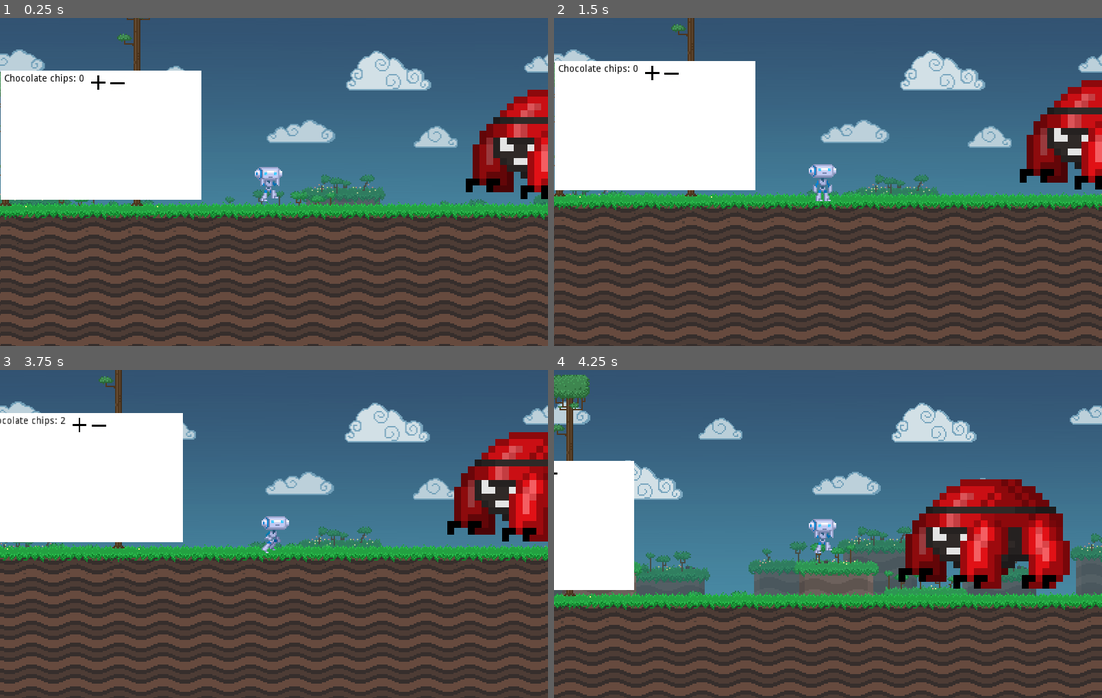
Above: before the commit, frames 1-4 (two rows, left to right).
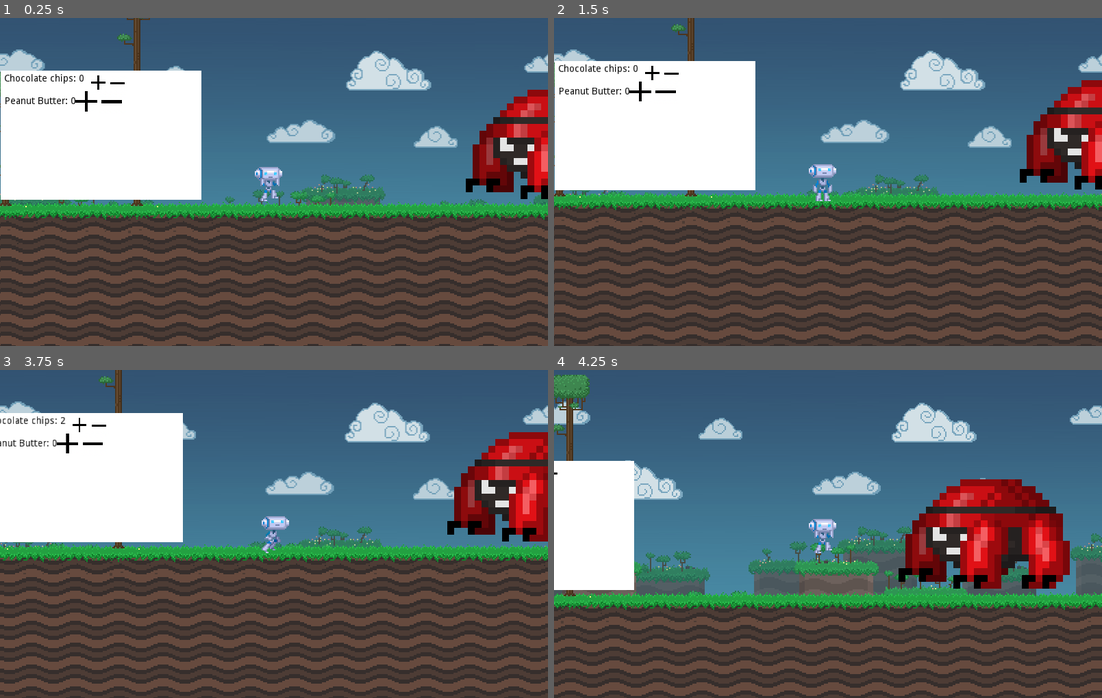
Above: after the commit, the same moments.

Repository: Global-AXIOS/cookie-injection-but-with-real-cookies
Game: Godot game, scene res://dialogue_test.tscn
Same seed, same stepped clock (60 frames per second), same inputs: the game is played once before the commit and once after it. This scene is started directly instead of the project's main scene.
Inputs (mouse positions are in pixels of both pictures, inside the frame that each line leads up to):
- Up to frame 1 (0.25 s): no input
- Up to frame 2 (1.5 s): click (641, 90) at 0.52 s; click (669, 93) at 1.27 s
- Up to frame 3 (3.75 s): click (120, 425) at 2 s; click (98, 425) at 2.75 s; tap Enter at 3.5 s; move the mouse to (49, 422) at 3.52 s; press the mouse at (49, 422) at 3.53 s; hold Right (move_right) from 3.53 s (still down)
- Up to frame 4 (4.25 s): keep holding Right (move_right); tap Up (jump) at 3.77 s

The runs differ from the first frame. In frame 1, 0.2% of the frame differs, in the area x 1-23%, y 22-29%; in frame 2, 0.2%; in frame 3, 0.2%; in frame 4, less than 0.1%.

Commit message:
finished ing abstraction

Diff:
--- a/platformer/dialogue_test.tscn
+++ b/platformer/dialogue_test.tscn
@@ -10,6 +10,7 @@
 [ext_resource path="res://MinusCChips.gd" type="Script" id=8]
 [ext_resource path="res://plus.png" type="Texture" id=9]
 [ext_resource path="res://TextureButton.gd" type="Script" id=10]
+[ext_resource path="res://ing.tscn" type="PackedScene" id=11]
 
 [node name="stage" type="Node" index="0"]
 
@@ -163,9 +164,33 @@
 script = ExtResource( 10 )
 _sections_unfolded = [ "Textures" ]
 
+[node name="Peanut Butter" parent="." index="8" instance=ExtResource( 11 )]
+
+[node name="label" parent="Peanut Butter" index="0"]
+
+margin_left = 158.0
+margin_top = 934.0
+margin_right = 267.0
+margin_bottom = 955.0
+
+[node name="plus" parent="Peanut Butter" index="1"]
+
+margin_left = 261.0
+margin_top = 926.0
+margin_right = 293.0
+margin_bottom = 956.0
+
+[node name="minus" parent="Peanut Butter" index="2"]
+
+margin_left = 296.0
+margin_top = 925.0
+margin_right = 334.0
+margin_bottom = 959.0
+
 [connection signal="pressed" from="MinusCChips" to="CChipsLabel" method="_on_MinusCChips_pressed"]
 
 [connection signal="pressed" from="PlusCChips" to="CChipsLabel" method="_on_PlusCChips_pressed"]
 
 
 [editable path="player"]
+[editable path="Peanut Butter"]
--- /dev/null
+++ b/platformer/ing.tscn
@@ -0,0 +1,92 @@
+[gd_scene load_steps=4 format=2]
+
+[ext_resource path="res://label.gd" type="Script" id=1]
+[ext_resource path="res://plus.png" type="Texture" id=2]
+[ext_resource path="res://minus.png" type="Texture" id=3]
+
+[node name="Node" type="Node"]
+
+[node name="label" type="RichTextLabel" parent="." index="0"]
+
+anchor_left = 0.0
+anchor_top = 0.0
+anchor_right = 0.0
+anchor_bottom = 0.0
+margin_left = 16.0
+margin_top = 20.0
+margin_right = 125.0
+margin_bottom = 41.0
+rect_pivot_offset = Vector2( 0, 0 )
+rect_clip_content = true
+mouse_filter = 0
+mouse_default_cursor_shape = 0
+size_flags_horizontal = 1
+size_flags_vertical = 1
+custom_colors/default_color = Color( 0, 0, 0, 1 )
+bbcode_enabled = true
+bbcode_text = "Penut Butter"
+visible_characters = -1
+percent_visible = 1.0
+meta_underlined = true
+tab_size = 4
+text = "Penut Butter"
+scroll_active = true
+scroll_following = false
+selection_enabled = false
+override_selected_font_color = false
+script = ExtResource( 1 )
+_sections_unfolded = [ "BBCode", "custom_colors" ]
+
+[node name="plus" type="TextureButton" parent="." index="1"]
+
+anchor_left = 0.0
+anchor_top = 0.0
+anchor_right = 0.0
+anchor_bottom = 0.0
+margin_left = 131.0
+margin_top = 14.0
+margin_right = 163.0
+margin_bottom = 44.0
+rect_pivot_offset = Vector2( 0, 0 )
+rect_clip_content = false
+focus_mode = 2
+mouse_filter = 0
+mouse_default_cursor_shape = 0
+size_flags_horizontal = 1
+size_flags_vertical = 1
+toggle_mode = false
+enabled_focus_mode = 2
+shortcut = null
+group = null
+texture_normal = ExtResource( 2 )
+expand = true
+_sections_unfolded = [ "Textures" ]
+
+[node name="minus" type="TextureButton" parent="." index="2"]
+
+anchor_left = 0.0
+anchor_top = 0.0
+anchor_right = 0.0
+anchor_bottom = 0.0
+margin_left = 166.0
+margin_top = 13.0
+margin_right = 204.0
+margin_bottom = 47.0
+rect_pivot_offset = Vector2( 0, 0 )
+rect_clip_content = false
+focus_mode = 2
+mouse_filter = 0
+mouse_default_cursor_shape = 0
+size_flags_horizontal = 1
+size_flags_vertical = 1
+toggle_mode = false
+enabled_focus_mode = 2
+shortcut = null
+group = null
+texture_normal = ExtResource( 3 )
+expand = true
+_sections_unfolded = [ "Textures" ]
+
+[connection signal="pressed" from="plus" to="label" method="_on_plus_pressed"]
+
+[connection signal="pressed" from="minus" to="label" method="_on_minus_pressed"]
--- /dev/null
+++ b/platformer/label.gd
@@ -0,0 +1,33 @@
+extends RichTextLabel
+
+# class member variables go here, for example:
+# var a = 2
+# var b = "textvar"
+var t = 0;
+onready var the_name = get_parent().get_name()
+
+func _ready():
+	# Called when the node is added to the scene for the first time.
+	# Initialization here
+	p()
+	pass
+func p():
+	set_bbcode(the_name + ": " + str(t))
+#func _process(delta):
+#	# Called every frame. Delta is time since last frame.
+#	# Update game logic here.
+#	pass
+
+
+func _on_plus_pressed():
+	print("plus pressed")
+	t = min(t + 1, 5)
+	p()
+	pass # replace with function body
+
+
+func _on_minus_pressed():
+	print("minus pressed")
+	t = max(t - 1, 0)
+	p()
+	pass # replace with function body
Not shown: 1 places in platformer/dialogue_test.tscn that only renumber resources
